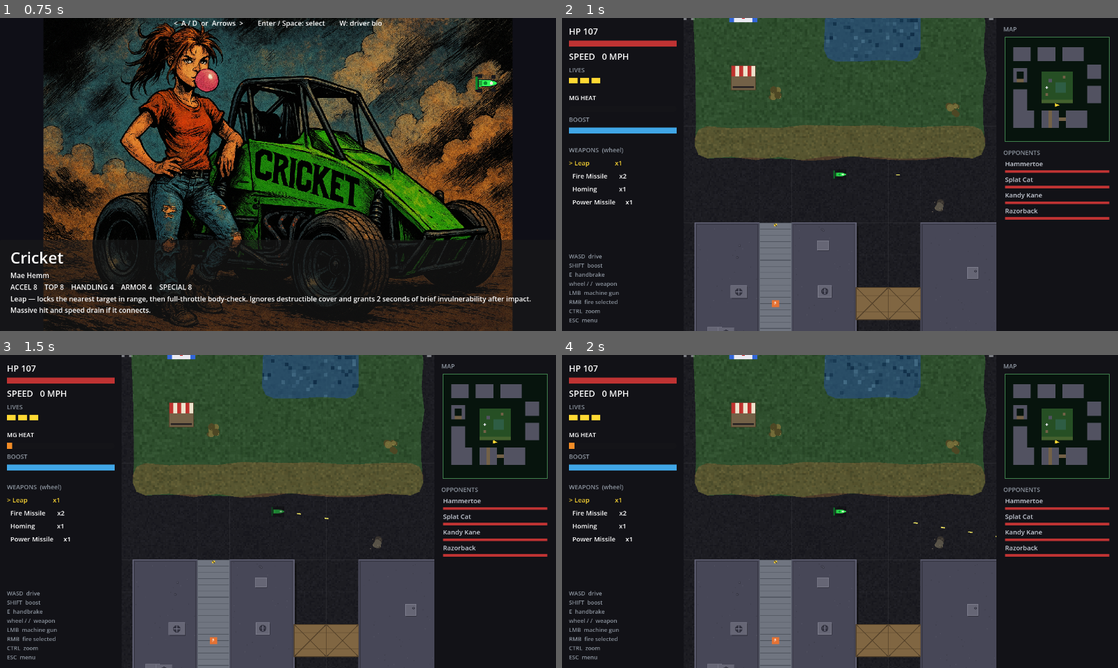
Above: before the commit, frames 1-4 (two rows, left to right).
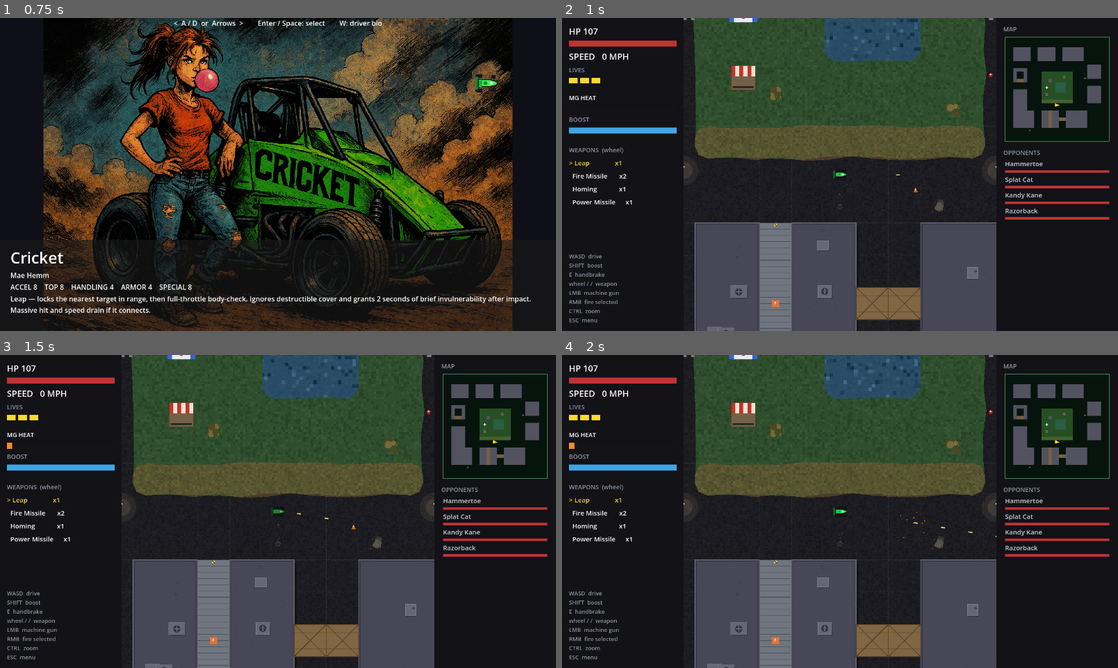
Above: after the commit, the same moments.

Repository: b3p3k0/bentchrome
Game: Godot game, scene res://ui/title.tscn
Two runs of this game, one before a commit and one after it. Both use one fixed random seed, a clock stepped at 60 frames per second and the inputs below.
Inputs (mouse positions are in pixels of both pictures, inside the frame that each line leads up to):
- Up to frame 1 (0.75 s): tap Enter (select_confirm) at 0.5 s; move the mouse to (400, 158) at 0.52 s; hold D (move_right) from 0.53 s (still down); tap Shift (boost) at 0.6 s; click (400, 158) at 0.67 s
- Up to frame 2 (1 s): keep holding D (move_right); tap Space at 0.77 s
- Up to frame 3 (1.5 s): release D (move_right) at 1.25 s; tap Enter (select_confirm) at 1.25 s; drag from (166, 527) to (278, 480) at 1.27 s
- Up to frame 4 (2 s): no input

Frame 1 is identical in both runs. In frame 2, 0.2% of the frame differs, in the area x 21-95%, y 17-62%; in frame 3, 0.2%; in frame 4, 0.2%.

Commit message:
A5+A6: the city switches its lights on
environment/street_deco.gd (all non-colliding paint/FX): traffic
lights cycling green/amber/red out of sync per corner, seeded neon
storefront boards that flicker off for a heartbeat, streetlight glow
pools warming the asphalt, manhole covers breathing steam, and an
arena-wide snowfall over Snowy Pass that's already mid-storm when you
arrive. Placement pass: downtown gets the full living-city treatment
plus hydrants/signs/cones and two curb wrecks; the suburbs get picket
fences with driveway gaps, mailboxes at the curbs, bikes on lawns, a
hydrant, and a wreck parked nose-up a driveway; Snowy gets warning
cones at the chasm rim; the freeway gets shoulder cones, signs, and
two angled wrecks. All clear of spawns, pickups, and the test-locked
corner pocket.

Co-Authored-By: Claude Fable 5 <noreply@anthropic.com>

Diff:
--- /dev/null
+++ b/environment/street_deco.gd
@@ -0,0 +1,138 @@
+extends Node2D
+## Street dressing: the living-city + atmosphere props. Pure paint/FX —
+## NOTHING here collides (poles sit at curb corners out of traffic, and AI
+## feelers never have to know). Kinds:
+##   traffic_light — 3-lamp head cycling green/amber/red (desynced per corner)
+##   neon          — storefront board, seeded color, occasional flicker-off
+##   street_light  — pole + soft warm glow pool on the asphalt
+##   manhole       — cover paint + perpetual steam wisps
+##   snowfall      — arena-wide drifting flakes (Snowy Pass)
+
+const GREEN_T := 4.0
+const AMBER_T := 1.2
+const RED_T := 4.0
+const LAMP := {0: Color(0.3, 0.9, 0.35), 1: Color(1.0, 0.75, 0.2), 2: Color(1.0, 0.25, 0.2)}
+const NEON_COLORS := [Color(1, 0.3, 0.55), Color(0.3, 0.9, 1), Color(0.55, 1, 0.4), Color(1, 0.65, 0.2)]
+
+@export var kind: StringName = &"street_light"
+@export var extents := Vector2(1700, 1700)  # snowfall emission half-size
+@export var snow_amount := 240
+
+var _t := 0.0
+var _phase := 0        # traffic light: 0 green, 1 amber, 2 red
+var _neon_on := true
+var _neon_next := 3.0  # seconds until the next flicker
+var _neon_color := Color.WHITE
+var _rng := RandomNumberGenerator.new()
+
+func _ready() -> void:
+	_rng.seed = int(absf(position.x * 7.0 + position.y * 13.0))
+	match kind:
+		&"traffic_light":
+			_phase = _rng.randi() % 3  # corners out of sync, like real cities
+			_t = _rng.randf_range(0.0, 2.0)
+		&"neon":
+			_neon_color = NEON_COLORS[_rng.randi() % NEON_COLORS.size()]
+			_neon_next = _rng.randf_range(1.5, 4.0)
+		&"manhole":
+			_steam()
+		&"snowfall":
+			_snow()
+	set_process(kind == &"traffic_light" or kind == &"neon")
+	queue_redraw()
+
+func _process(delta: float) -> void:
+	_t += delta
+	if kind == &"traffic_light":
+		var dur: float = [GREEN_T, AMBER_T, RED_T][_phase]
+		if _t >= dur:
+			_t = 0.0
+			_phase = (_phase + 1) % 3
+			queue_redraw()
+	elif kind == &"neon":
+		if _neon_on and _t >= _neon_next:
+			_neon_on = false
+			_t = 0.0
+			queue_redraw()
+		elif not _neon_on and _t >= _rng.randf_range(0.06, 0.18):
+			_neon_on = true
+			_t = 0.0
+			_neon_next = _rng.randf_range(1.5, 4.0)
+			queue_redraw()
+
+func _draw() -> void:
+	match kind:
+		&"traffic_light":
+			_draw_traffic_light()
+		&"neon":
+			_draw_neon()
+		&"street_light":
+			_draw_street_light()
+		&"manhole":
+			_draw_manhole()
+
+func _draw_traffic_light() -> void:
+	draw_rect(Rect2(-2, 10, 4, 12), Color(0.2, 0.2, 0.24))       # pole foot
+	draw_rect(Rect2(-6, -14, 12, 26), Color(0.12, 0.12, 0.15))   # head box
+	for i in 3:
+		var at := Vector2(0, -8 + i * 8)
+		var lit := i == _phase
+		draw_circle(at, 3.0, (LAMP[i] as Color) if lit else (LAMP[i] as Color).darkened(0.72))
+		if lit:
+			draw_circle(at, 5.5, Color((LAMP[i] as Color), 0.25))  # glow halo
+
+func _draw_neon() -> void:
+	var board := Rect2(-22, -8, 44, 16)
+	draw_rect(board, Color(0.08, 0.08, 0.1))
+	if _neon_on:
+		draw_rect(board.grow(-3), _neon_color)
+		draw_rect(board, Color(_neon_color, 0.35), false, 3.0)    # glow rim
+	else:
+		draw_rect(board.grow(-3), _neon_color.darkened(0.8))
+
+func _draw_street_light() -> void:
+	draw_circle(Vector2.ZERO, 58.0, Color(1.0, 0.9, 0.6, 0.07))  # outer pool
+	draw_circle(Vector2.ZERO, 34.0, Color(1.0, 0.92, 0.68, 0.09))
+	draw_circle(Vector2(0, 0), 4.0, Color(0.2, 0.2, 0.24))       # pole base
+	draw_rect(Rect2(-1.5, -14, 3, 14), Color(0.25, 0.25, 0.3))   # mast
+	draw_circle(Vector2(0, -14), 3.0, Color(1.0, 0.92, 0.6))     # lamp head
+
+func _draw_manhole() -> void:
+	draw_circle(Vector2.ZERO, 11.0, Color(0.15, 0.15, 0.17))
+	draw_arc(Vector2.ZERO, 9.0, 0.0, TAU, 20, Color(0.25, 0.25, 0.28), 1.5)
+	draw_circle(Vector2(-3, 0), 1.2, Color(0.05, 0.05, 0.06))    # pick holes
+	draw_circle(Vector2(3, 0), 1.2, Color(0.05, 0.05, 0.06))
+
+func _steam() -> void:
+	var steam := CPUParticles2D.new()
+	steam.amount = 7
+	steam.lifetime = 2.2
+	steam.local_coords = false
+	steam.direction = Vector2(0, -1)
+	steam.spread = 16.0
+	steam.initial_velocity_min = 18.0
+	steam.initial_velocity_max = 34.0
+	steam.gravity = Vector2(6, -14)   # drifts up and slightly sideways
+	steam.scale_amount_min = 3.0
+	steam.scale_amount_max = 6.0
+	steam.color = Color(0.85, 0.87, 0.9, 0.14)
+	steam.preprocess = 2.0
+	add_child(steam)
+
+func _snow() -> void:
+	var snow := CPUParticles2D.new()
+	snow.amount = snow_amount
+	snow.lifetime = 7.0
+	snow.local_coords = false
+	snow.emission_shape = CPUParticles2D.EMISSION_SHAPE_RECTANGLE
+	snow.emission_rect_extents = extents
+	snow.direction = Vector2(0.25, 1)
+	snow.spread = 20.0
+	snow.initial_velocity_min = 30.0
+	snow.initial_velocity_max = 70.0
+	snow.gravity = Vector2(8, 22)
+	snow.scale_amount_min = 1.2
+	snow.scale_amount_max = 2.4
+	snow.color = Color(0.95, 0.97, 1.0, 0.75)
+	snow.preprocess = 7.0  # the storm is already falling when you arrive
+	add_child(snow)
--- a/levels/arena/arena.tscn
+++ b/levels/arena/arena.tscn
@@ -14,6 +14,8 @@
 [ext_resource type="Script" path="res://levels/building_deco.gd" id="12_deco"]
 [ext_resource type="PackedScene" path="res://environment/clutter.tscn" id="20_clutter"]
 [ext_resource type="Script" path="res://environment/road_marks.gd" id="21_marks"]
+[ext_resource type="Script" path="res://environment/street_deco.gd" id="22_deco"]
+[ext_resource type="PackedScene" path="res://environment/derelict_car.tscn" id="23_wreck"]
 
 [sub_resource type="ShaderMaterial" id="SM_asphalt"]
 shader = ExtResource("11_speck")
@@ -564,6 +566,99 @@
 position = Vector2(-256, 256)
 kind = &"brush"
 
+[node name="StreetDeco" type="Node2D" parent="."]
+
+[node name="Signal1" type="Node2D" parent="StreetDeco"]
+script = ExtResource("22_deco")
+position = Vector2(-920, -920)
+kind = &"traffic_light"
+
+[node name="Signal2" type="Node2D" parent="StreetDeco"]
+script = ExtResource("22_deco")
+position = Vector2(920, -920)
+kind = &"traffic_light"
+
+[node name="Neon1" type="Node2D" parent="StreetDeco"]
+script = ExtResource("22_deco")
+position = Vector2(-500, -1014)
+kind = &"neon"
+
+[node name="Neon2" type="Node2D" parent="StreetDeco"]
+script = ExtResource("22_deco")
+position = Vector2(600, -1014)
+kind = &"neon"
+
+[node name="Neon3" type="Node2D" parent="StreetDeco"]
+script = ExtResource("22_deco")
+position = Vector2(-1216, 758)
+kind = &"neon"
+
+[node name="Lamp1" type="Node2D" parent="StreetDeco"]
+script = ExtResource("22_deco")
+position = Vector2(-620, -680)
+kind = &"street_light"
+
+[node name="Lamp2" type="Node2D" parent="StreetDeco"]
+script = ExtResource("22_deco")
+position = Vector2(620, -680)
+kind = &"street_light"
+
+[node name="Lamp3" type="Node2D" parent="StreetDeco"]
+script = ExtResource("22_deco")
+position = Vector2(-620, 560)
+kind = &"street_light"
+
+[node name="Lamp4" type="Node2D" parent="StreetDeco"]
+script = ExtResource("22_deco")
+position = Vector2(620, 560)
+kind = &"street_light"
+
+[node name="Manhole1" type="Node2D" parent="StreetDeco"]
+script = ExtResource("22_deco")
+position = Vector2(-200, -832)
+kind = &"manhole"
+
+[node name="Manhole2" type="Node2D" parent="StreetDeco"]
+script = ExtResource("22_deco")
+position = Vector2(0, 704)
+kind = &"manhole"
+
+[node name="Hydrant1" parent="." instance=ExtResource("20_clutter")]
+position = Vector2(-596, -200)
+kind = &"hydrant"
+
+[node name="Hydrant2" parent="." instance=ExtResource("20_clutter")]
+position = Vector2(598, 180)
+kind = &"hydrant"
+
+[node name="Sign1" parent="." instance=ExtResource("20_clutter")]
+position = Vector2(-780, -960)
+kind = &"sign"
+
+[node name="Sign2" parent="." instance=ExtResource("20_clutter")]
+position = Vector2(880, -700)
+kind = &"sign"
+
+[node name="Cone1" parent="." instance=ExtResource("20_clutter")]
+position = Vector2(-1240, -240)
+kind = &"cone"
+
+[node name="Cone2" parent="." instance=ExtResource("20_clutter")]
+position = Vector2(-1180, -280)
+kind = &"cone"
+
+[node name="Cone3" parent="." instance=ExtResource("20_clutter")]
+position = Vector2(300, 640)
+kind = &"cone"
+
+[node name="Wreck1" parent="." instance=ExtResource("23_wreck")]
+position = Vector2(-1000, 1496)
+rotation = 0.0
+
+[node name="Wreck2" parent="." instance=ExtResource("23_wreck")]
+position = Vector2(1008, -400)
+rotation = 1.5708
+
 [node name="Vehicle" parent="." instance=ExtResource("2_veh")]
 position = Vector2(0, 576)
 
--- a/levels/freeway/freeway.tscn
+++ b/levels/freeway/freeway.tscn
@@ -14,6 +14,7 @@
 [ext_resource type="Script" path="res://levels/building_deco.gd" id="12_deco"]
 [ext_resource type="PackedScene" path="res://environment/clutter.tscn" id="20_clutter"]
 [ext_resource type="Script" path="res://environment/road_marks.gd" id="21_marks"]
+[ext_resource type="PackedScene" path="res://environment/derelict_car.tscn" id="23_wreck"]
 
 [sub_resource type="ShaderMaterial" id="SM_asphalt"]
 shader = ExtResource("11_speck")
@@ -507,6 +508,34 @@
 position = Vector2(960, -320)
 kind = &"brush"
 
+[node name="Cone1" parent="." instance=ExtResource("20_clutter")]
+position = Vector2(-780, -2260)
+kind = &"cone"
+
+[node name="Cone2" parent="." instance=ExtResource("20_clutter")]
+position = Vector2(870, -1180)
+kind = &"cone"
+
+[node name="Cone3" parent="." instance=ExtResource("20_clutter")]
+position = Vector2(-780, 990)
+kind = &"cone"
+
+[node name="Sign1" parent="." instance=ExtResource("20_clutter")]
+position = Vector2(-870, -1900)
+kind = &"sign"
+
+[node name="Sign2" parent="." instance=ExtResource("20_clutter")]
+position = Vector2(870, 300)
+kind = &"sign"
+
+[node name="Wreck1" parent="." instance=ExtResource("23_wreck")]
+position = Vector2(-960, -800)
+rotation = 0.2
+
+[node name="Wreck2" parent="." instance=ExtResource("23_wreck")]
+position = Vector2(960, 1500)
+rotation = -0.15
+
 [node name="Vehicle" parent="." instance=ExtResource("2_veh")]
 position = Vector2(0, 2304)
 
--- a/levels/snowy/snowy.tscn
+++ b/levels/snowy/snowy.tscn
@@ -14,6 +14,7 @@
 [ext_resource type="Script" path="res://levels/building_deco.gd" id="12_deco"]
 [ext_resource type="PackedScene" path="res://environment/clutter.tscn" id="20_clutter"]
 [ext_resource type="Script" path="res://environment/road_marks.gd" id="21_marks"]
+[ext_resource type="Script" path="res://environment/street_deco.gd" id="22_deco"]
 
 [sub_resource type="ShaderMaterial" id="SM_asphalt"]
 shader = ExtResource("11_speck")
@@ -442,6 +443,27 @@
 kind = &"drift"
 footprint = 48.0
 
+[node name="StreetDeco" type="Node2D" parent="."]
+
+[node name="Snowfall" type="Node2D" parent="StreetDeco"]
+script = ExtResource("22_deco")
+position = Vector2(0, 0)
+kind = &"snowfall"
+extents = Vector2(1750, 1750)
+snow_amount = 240
+
+[node name="Cone1" parent="." instance=ExtResource("20_clutter")]
+position = Vector2(-1010, -40)
+kind = &"cone"
+
+[node name="Cone2" parent="." instance=ExtResource("20_clutter")]
+position = Vector2(-620, -170)
+kind = &"cone"
+
+[node name="Sign1" parent="." instance=ExtResource("20_clutter")]
+position = Vector2(-1030, -170)
+kind = &"sign"
+
 [node name="Vehicle" parent="." instance=ExtResource("2_veh")]
 position = Vector2(-320, 1344)
 
--- a/levels/suburbs/suburbs.tscn
+++ b/levels/suburbs/suburbs.tscn
@@ -14,6 +14,8 @@
 [ext_resource type="Script" path="res://levels/building_deco.gd" id="12_deco"]
 [ext_resource type="PackedScene" path="res://environment/clutter.tscn" id="20_clutter"]
 [ext_resource type="Script" path="res://environment/road_marks.gd" id="21_marks"]
+[ext_resource type="Script" path="res://environment/street_deco.gd" id="22_deco"]
+[ext_resource type="PackedScene" path="res://environment/derelict_car.tscn" id="23_wreck"]
 
 [sub_resource type="ShaderMaterial" id="SM_asphalt"]
 shader = ExtResource("11_speck")
@@ -724,6 +726,94 @@
 max_hp = 30.0
 deco = &"barrel"
 
+[node name="StreetDeco" type="Node2D" parent="."]
+
+[node name="Lamp1" type="Node2D" parent="StreetDeco"]
+script = ExtResource("22_deco")
+position = Vector2(-660, -100)
+kind = &"street_light"
+
+[node name="Lamp2" type="Node2D" parent="StreetDeco"]
+script = ExtResource("22_deco")
+position = Vector2(300, 800)
+kind = &"street_light"
+
+[node name="FenceA1a" parent="." instance=ExtResource("9_dblock")]
+position = Vector2(-1480, -1470)
+size = Vector2(112, 12)
+max_hp = 15.0
+deco = &"fence"
+
+[node name="FenceA1b" parent="." instance=ExtResource("9_dblock")]
+position = Vector2(-1160, -1470)
+size = Vector2(352, 12)
+max_hp = 15.0
+deco = &"fence"
+
+[node name="FenceC1a" parent="." instance=ExtResource("9_dblock")]
+position = Vector2(-1496, 66)
+size = Vector2(80, 12)
+max_hp = 15.0
+deco = &"fence"
+
+[node name="FenceC1b" parent="." instance=ExtResource("9_dblock")]
+position = Vector2(-1112, 66)
+size = Vector2(432, 12)
+max_hp = 15.0
+deco = &"fence"
+
+[node name="FenceD3a" parent="." instance=ExtResource("9_dblock")]
+position = Vector2(296, 1346)
+size = Vector2(80, 12)
+max_hp = 15.0
+deco = &"fence"
+
+[node name="FenceD3b" parent="." instance=ExtResource("9_dblock")]
+position = Vector2(680, 1346)
+size = Vector2(432, 12)
+max_hp = 15.0
+deco = &"fence"
+
+[node name="Mailbox1" parent="." instance=ExtResource("20_clutter")]
+position = Vector2(-1352, -1460)
+kind = &"mailbox"
+
+[node name="Mailbox2" parent="." instance=ExtResource("20_clutter")]
+position = Vector2(-1352, 76)
+kind = &"mailbox"
+
+[node name="Mailbox3" parent="." instance=ExtResource("20_clutter")]
+position = Vector2(-104, 844)
+kind = &"mailbox"
+
+[node name="Mailbox4" parent="." instance=ExtResource("20_clutter")]
+position = Vector2(792, -228)
+kind = &"mailbox"
+
+[node name="Bike1" parent="." instance=ExtResource("20_clutter")]
+position = Vector2(-1300, -1150)
+kind = &"bike"
+
+[node name="Bike2" parent="." instance=ExtResource("20_clutter")]
+position = Vector2(560, -620)
+kind = &"bike"
+
+[node name="Bike3" parent="." instance=ExtResource("20_clutter")]
+position = Vector2(-1300, 1090)
+kind = &"bike"
+
+[node name="Hydrant1" parent="." instance=ExtResource("20_clutter")]
+position = Vector2(-620, -180)
+kind = &"hydrant"
+
+[node name="Wreck1" parent="." instance=ExtResource("23_wreck")]
+position = Vector2(-500, 780)
+rotation = 0.0
+
+[node name="Wreck2" parent="." instance=ExtResource("23_wreck")]
+position = Vector2(400, -1442)
+rotation = 1.5708
+
 [node name="Vehicle" parent="." instance=ExtResource("2_veh")]
 position = Vector2(-320, 1536)
 
Not shown, added: environment/street_deco.gd.uid
Not shown: 1 places in levels/arena/arena.tscn that only renumber resources
Not shown: 1 places in levels/freeway/freeway.tscn that only renumber resources
Not shown: 1 places in levels/snowy/snowy.tscn that only renumber resources
Not shown: 1 places in levels/suburbs/suburbs.tscn that only renumber resources
